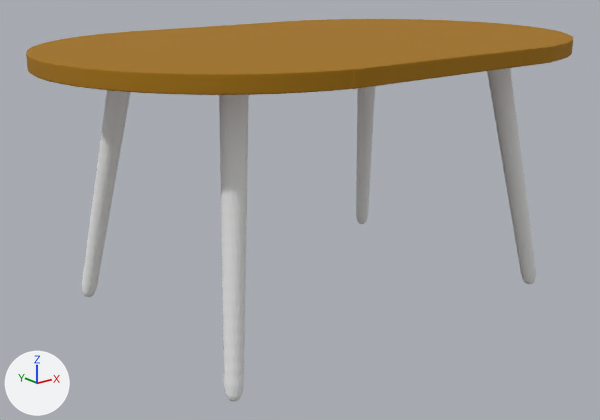
The OBJ model public/Tisch/tisch.obj, before and after one commit.
Both versions are drawn from a 50 mm camera at (-18.4, -20.25, 11.39) aimed at (-5.55, -4.19, 4.97). Every picture has the same lights, and +X, +Y and +Z are marked at lower left. Where no turn or scale is listed for an object, it has been applied to the vertices.

Names of what the first picture shows: '282337_23_05_24_18_01_18_2', 'tisch'.
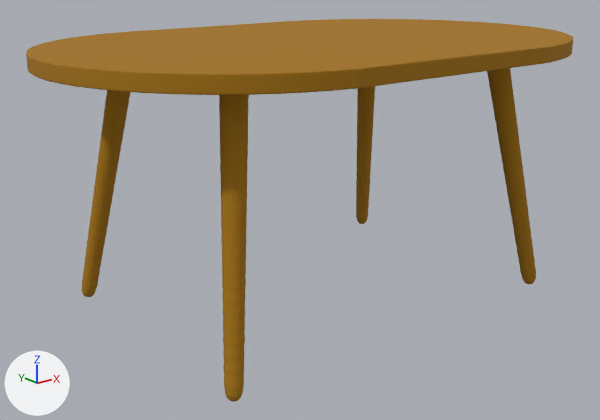
Changed parts and their boxes [x1, y1, x2, y2] in the pictures (600 x 420 px):
'tisch', recoloured (grey to brown)
    both: [82, 68, 536, 402]

The change, as a list of edits to the scene's bpy script:
```text
Add img_282337_23_05_24_18_01_18_1_color_png:
    img_282337_23_05_24_18_01_18_1_color_png = load_image('282337_23_05_24_18_01_18_1_color.png', '282337_23_05_24_18_01_18_1_color.png', 2048, 2048, 'sRGB')
Add mat_282337_23_05_24_18_01_18_1:
    mat_282337_23_05_24_18_01_18_1 = principled_material('282337_23_05_24_18_01_18_1')
    mat_282337_23_05_24_18_01_18_1.texture = img_282337_23_05_24_18_01_18_1_color_png
    mat_282337_23_05_24_18_01_18_1.roughness = 1.0
Change me_tisch:
    where me_tisch.from_pydata(...)  # 4008 vertices, 8000 faces; spans x -10.21..-0.02, y -7.82..-0.64, z 2.61..9.17
    remove me_tisch.materials.append(mat_tisch)  # white #e7e7e7
    add me_tisch.materials.append(mat_282337_23_05_24_18_01_18_1)  # picture img_282337_23_05_24_18_01_18_1_color_png
```
